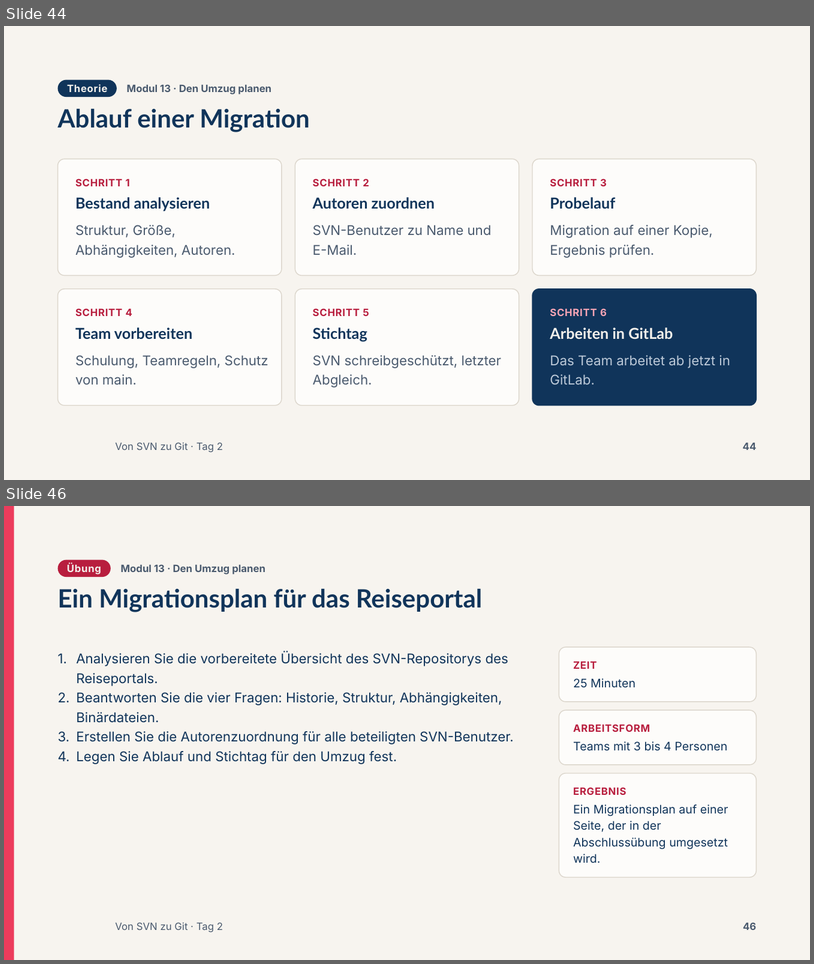
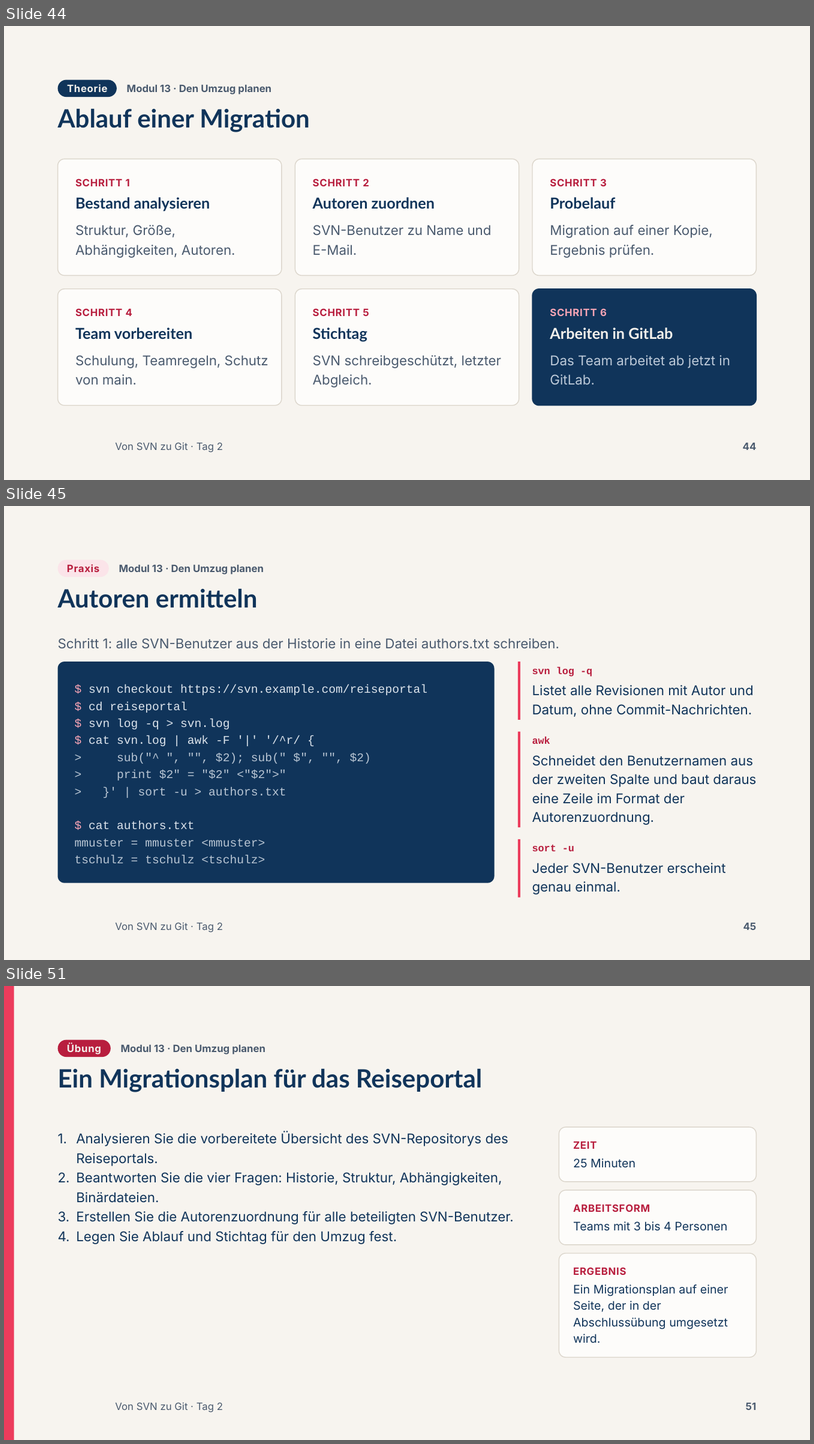
Before and after one commit to AndreasSchoenfeldUser/Von-SVN-zu-Git-Workshop, a slide deck: slides/pptx/tag2.pptx. Shown one above the other, each under a label of ours: slides 44 and 46 before the commit, slides 44, 45 and 51 after it; the slides between them are not shown. The pictures are 814x964 and 814x1444 pixels, drawn with LibreOffice and Linux fonts; fonts in the diff are those of the drawing; background and template pictures are left out. Boxes give left, top, right and bottom in pixels: in the first picture for what was removed or moved away, otherwise in the second. Text is boxed around its words. In the diff, an @@ line names an element or a change of style, - is before the commit and + after.

```diff
--- a/slides/pptx/tag2.pptx
+++ b/slides/pptx/tag2.pptx
@@ slide 45 added at [4,506,810,960], background #F7F4EF; not listed: 1 template element that a slide beside it also shows @@
@@ rounded rectangle added at [58,560,109,577], fill #FBE4E9 @@
@@ text added at [67,564,99,572], 12 pt, text #B81E3E, bold @@
+Praxis
@@ text added at [119,564,264,574], 12 pt, text #4A5A6E, bold @@
+Modul 13 · Den Umzug planen
@@ title added at [58,588,258,608], 30 pt, text #10345A, bold @@
+Autoren ermitteln
@@ text added at [58,638,560,649], 16 pt, text #4A5A6E @@
+Schritt 1: alle SVN-Benutzer aus der Historie in eine Datei authors.txt schreiben.
@@ rounded rectangle added at [58,661,495,883], fill #10345A @@
@@ rectangle added at [518,661,521,720], fill #EC3C5C @@
@@ text added at [533,667,593,676], 12 pt, text #B81E3E, bold @@
+svn log -q
@@ text added at [75,684,428,863], 14 pt, text #B9C6D4 @@
+$ svn checkout https://svn.example.com/reiseportal
+$ cd reiseportal
+$ svn log -q > svn.log
+$ cat svn.log | awk -F '|' '/^r/ {
+> sub("^ ", "", $2); sub(" $", "", $2)
+> print $2" = "$2" <"$2">"
+> }' | sort -u > authors.txt
+$ cat authors.txt
+mmuster = mmuster <mmuster>
+tschulz = tschulz <tschulz>
@@ text added at [533,685,754,717], 16 pt, text #10345A @@
+Listet alle Revisionen mit Autor und Datum, ohne Commit-Nachrichten.
@@ rectangle added at [518,732,521,827], fill #EC3C5C @@
@@ text added at [533,736,551,744], 12 pt, text #B81E3E, bold @@
+awk
@@ text added at [533,755,756,825], 16 pt, text #10345A @@
+Schneidet den Benutzernamen aus der zweiten Spalte und baut daraus eine Zeile im Format der Autorenzuordnung.
@@ rectangle added at [518,839,521,897], fill #EC3C5C @@
@@ text added at [533,844,575,851], 12 pt, text #B81E3E, bold @@
+sort -u
@@ text added at [533,862,726,894], 16 pt, text #10345A @@
+Jeder SVN-Benutzer erscheint genau einmal.
@@ page number added at [744,922,757,930], 12 pt, text #4A5A6E, bold @@
+45
@@ what was slide 46 is now slide 51 @@
@@ page number at [746,1402,757,1410]: text changed @@
-46
+51
```
Also in this commit, not shown: 5 other slides added, 1 slide removed, 22 other files.
